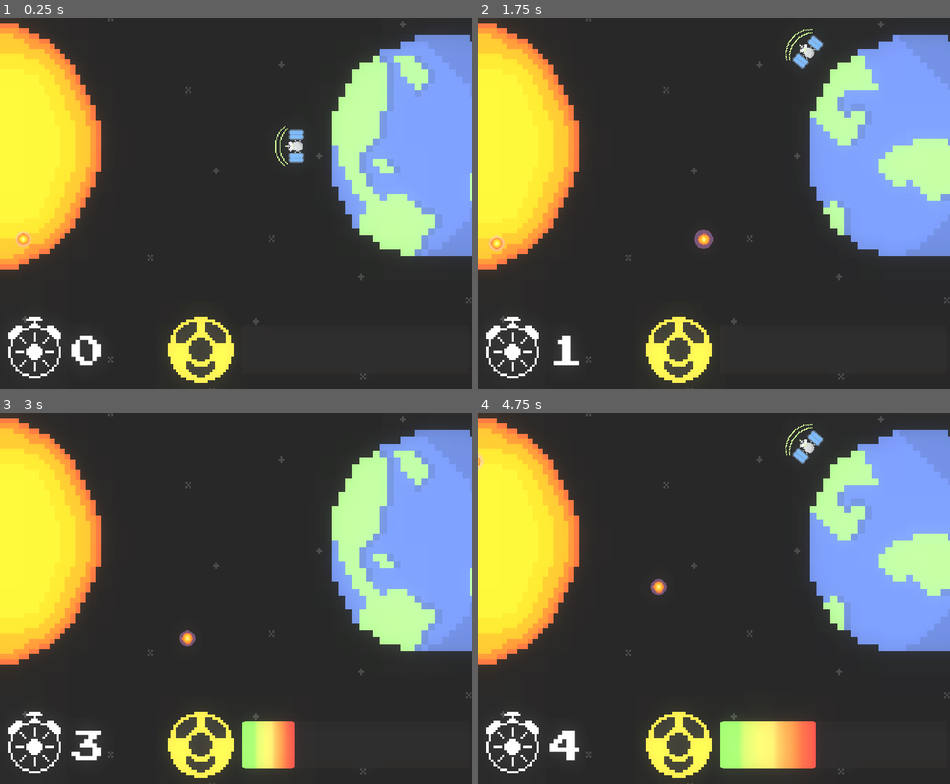
Above: before the commit, frames 1-4 (two rows, left to right).
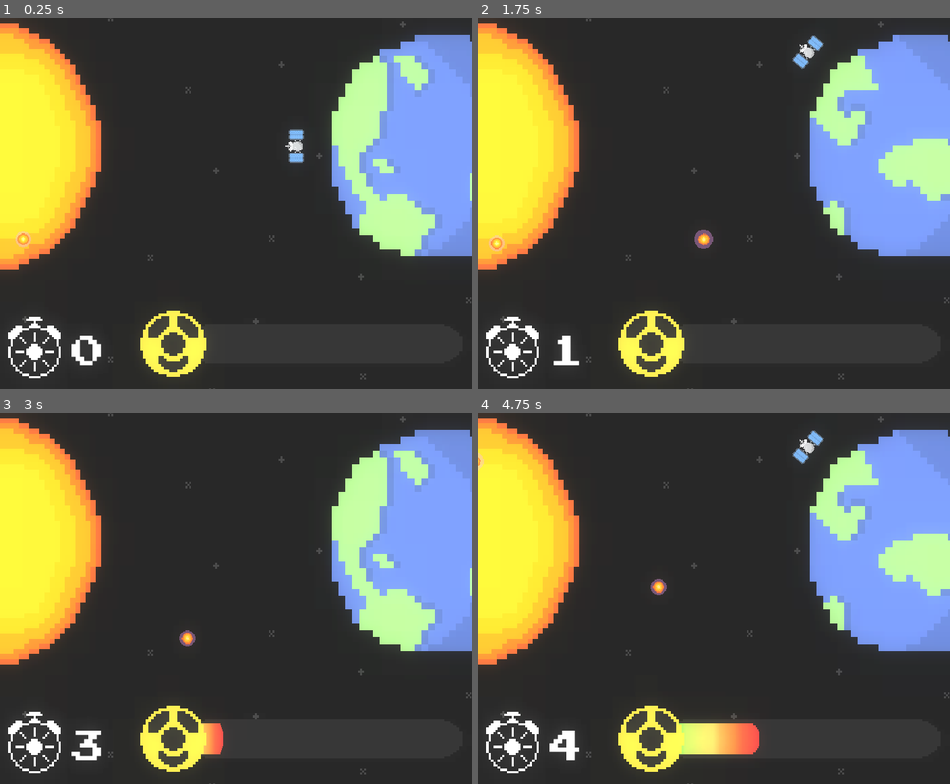
Above: after the commit, the same moments.

Repository: Liamx220/MiniJam76
Game: Godot game, scene res://Main.tscn
The game is run twice, just before and just after one commit, with the same random seed, the same clock (stepped at 60 frames per second) and the same inputs. This scene is started directly instead of the project's main scene.
Inputs:
- Up to frame 1 (0.25 s): no input
- Up to frame 2 (1.75 s): hold D (right) 0.53-1.28 s; hold A (left) from 1.28 s (still down)
- Up to frame 3 (3 s): release A (left) at 2.03 s; hold D (right) from 2.03 s (still down)
- Up to frame 4 (4.75 s): release D (right) at 3.53 s; hold A (left) from 3.53 s (still down)

The runs differ from the first frame. In frame 1, 2.1% of the frame differs, in the area x 29-63%, y 29-99%; in frame 2, 2.2%; in frame 3, 3.7%; in frame 4, 5.1%, in the area x 29-72%, y 2-99%.

Commit message:
added better bar

Diff:
--- a/MiniJam76/MiniJam76/Main.tscn
+++ b/MiniJam76/MiniJam76/Main.tscn
@@ -17,6 +17,7 @@
 [ext_resource path="res://music/Sunstrider.wav" type="AudioStream" id=15]
 [ext_resource path="res://music/Error 1.wav" type="AudioStream" id=16]
 [ext_resource path="res://Sprites/satellite_hit.png" type="Texture" id=17]
+[ext_resource path="res://Sprites/rad_bar_background.png" type="Texture" id=18]
 
 [sub_resource type="RectangleShape2D" id=1]
 extents = Vector2( 8.29504, 17.9775 )
@@ -48,7 +49,7 @@
 "name": "default",
 "speed": 1.0
 }, {
-"frames": [ SubResource( 16 ), SubResource( 17 ), SubResource( 18 ) ],
+"frames": [ SubResource( 16 ), SubResource( 17 ), SubResource( 18 ), SubResource( 16 ) ],
 "loop": false,
 "name": "hit",
 "speed": 5.0
@@ -69,16 +70,13 @@
 size = 70
 font_data = ExtResource( 9 )
 
-[sub_resource type="StyleBoxTexture" id=9]
+[sub_resource type="StyleBoxTexture" id=20]
 texture = ExtResource( 12 )
-region_rect = Rect2( 10.681, 8.58228, 82.9291, 15.7519 )
-margin_left = 10.2668
-margin_right = 3.78252
-margin_top = 8.80253
-margin_bottom = 6.94937
-
-[sub_resource type="StyleBoxFlat" id=12]
-bg_color = Color( 0.14902, 0.145098, 0.145098, 1 )
+region_rect = Rect2( 0, 0, 100, 31 )
+
+[sub_resource type="StyleBoxTexture" id=19]
+texture = ExtResource( 18 )
+region_rect = Rect2( 0, 0, 100, 31 )
 
 [sub_resource type="DynamicFont" id=11]
 size = 23
@@ -116,7 +114,7 @@
 scale = Vector2( 1.238, 1.238 )
 frames = SubResource( 4 )
 animation = "hit"
-frame = 2
+frame = 3
 playing = true
 
 [node name="Area2D" type="Area2D" parent="satellite"]
@@ -224,12 +222,12 @@
 texture = ExtResource( 3 )
 
 [node name="ProgressBar" type="ProgressBar" parent="earth"]
-margin_left = -297.0
-margin_top = 268.0
+margin_left = -410.0
+margin_top = 244.0
 margin_right = 39.0
 margin_bottom = 338.0
-custom_styles/fg = SubResource( 9 )
-custom_styles/bg = SubResource( 12 )
+custom_styles/fg = SubResource( 20 )
+custom_styles/bg = SubResource( 19 )
 custom_fonts/font = SubResource( 11 )
 percent_visible = false
 __meta__ = {
@@ -237,7 +235,7 @@
 }
 
 [node name="radiation_symbol" type="Sprite" parent="earth/ProgressBar"]
-position = Vector2( -62.7928, 32.9297 )
+position = Vector2( 9.40982, 48.4861 )
 scale = Vector2( 3.91868, 3.91868 )
 texture = ExtResource( 13 )
 
--- a/MiniJam76/MiniJam76/player.gd
+++ b/MiniJam76/MiniJam76/player.gd
@@ -9,7 +9,6 @@
 var rotation_dir = 0
 var rotation_speed = 0
 func _ready():
-
 	$soundtrack.play()
 
 func get_input():
@@ -38,7 +37,3 @@
 func _on_Area2D_area_entered(area):
 	$hit.play()
 	$Sprite.play("hit")
-
-func _on_Sprite_animation_finished():
-	if $Sprite.animation == "hit":
-		$Sprite.animation = "blink"
Not shown: 1 places in MiniJam76/MiniJam76/Main.tscn that only renumber resources
